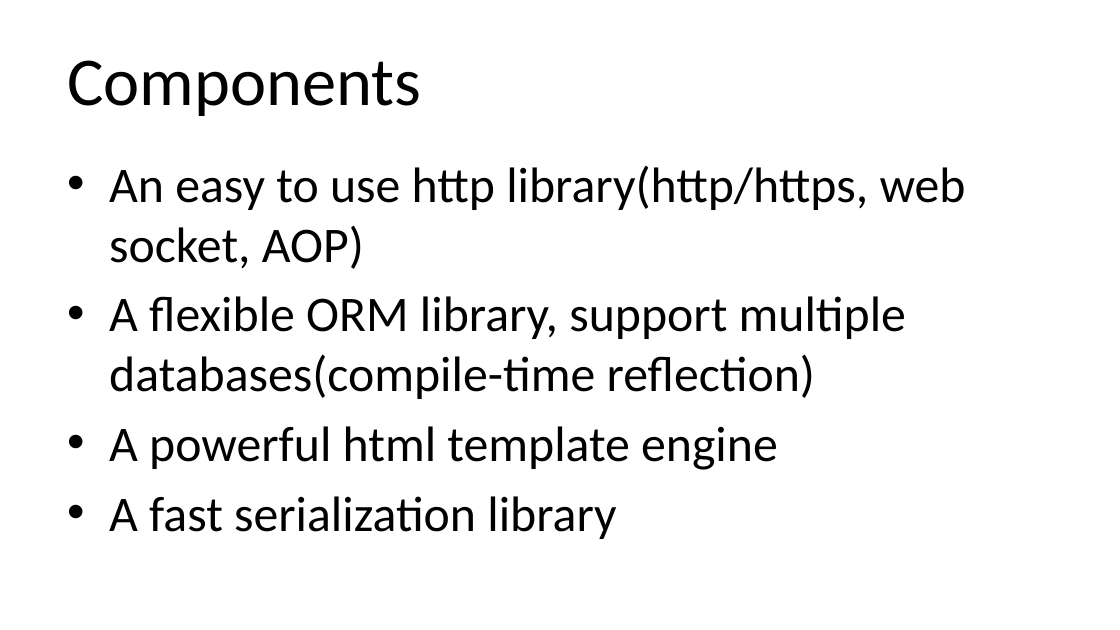
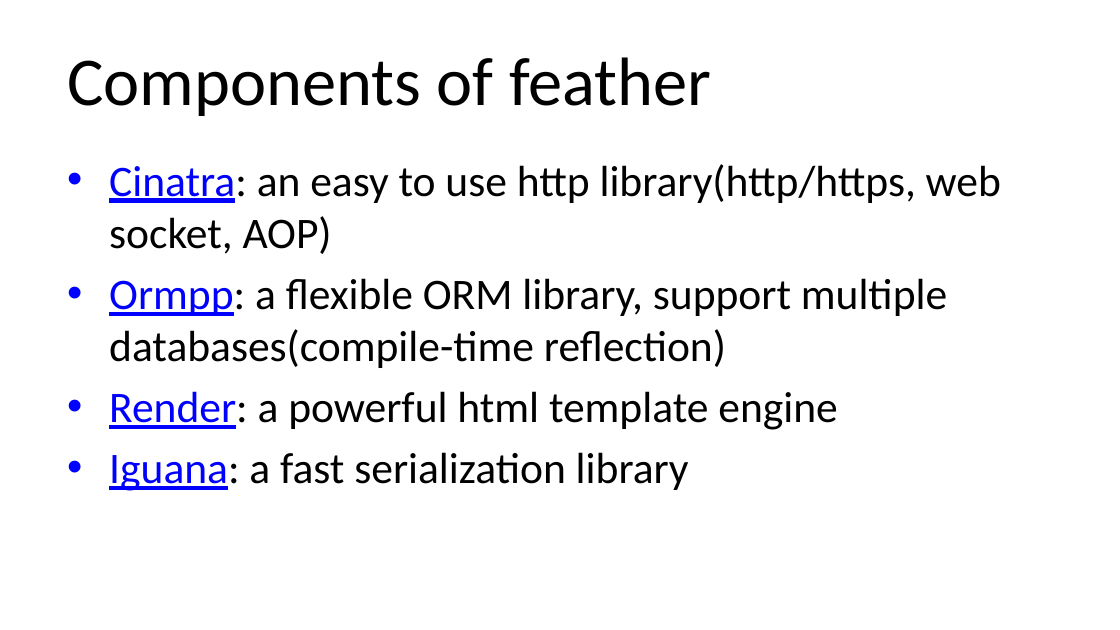
Before and after one commit to qicosmos/cppcon2018, a slide deck: slide 18 of cppcon2018.pptx (slide 20 before the commit). Drawn at 1120x630 pixels with LibreOffice and Linux fonts; fonts in the diff are those of the drawing. Boxes give left, top, right and bottom in pixels: in the first picture for what was removed or moved away, otherwise in the second. Text is boxed around its words. In the diff, an @@ line names an element or a change of style, - is before the commit and + after.

Commit message:
update

```diff
--- a/cppcon2018.pptx
+++ b/cppcon2018.pptx
@@ title at [67,57,711,116]: text changed @@
-Components
+Components of feather
@@ text at [109,164,1001,491]: text changed; size 32 to 28 pt @@
-• An easy to use http library(http/https, web socket, AOP)
-• A flexible ORM library, support multiple databases(compile-time reflection)
-• A powerful html template engine
-• A fast serialization library
+• Cinatra: an easy to use http library(http/https, web socket, AOP)
+• Ormpp: a flexible ORM library, support multiple databases(compile-time reflection)
+• Render: a powerful html template engine
+• Iguana: a fast serialization library
```
Also in this commit, not shown: 13 other slides changed, 8 slides added, 2 slides removed.
